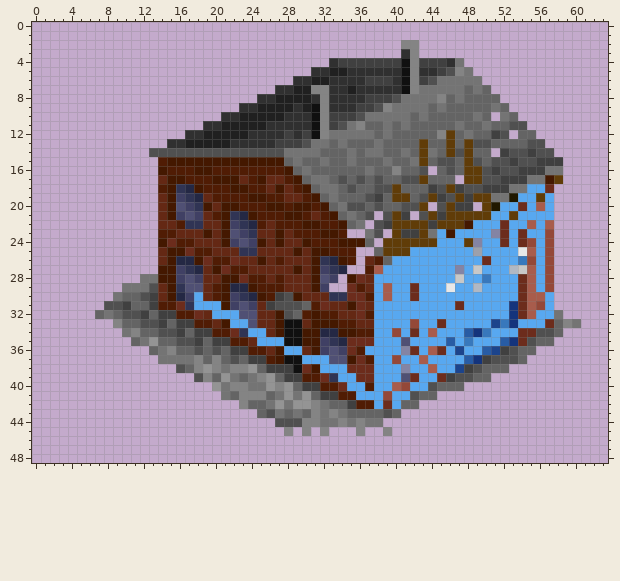
A pixel-art sprite gets an edit: industries/general-store/1.png. The picture above is the old version.
The file is 64x49 pixels.
Once edited:
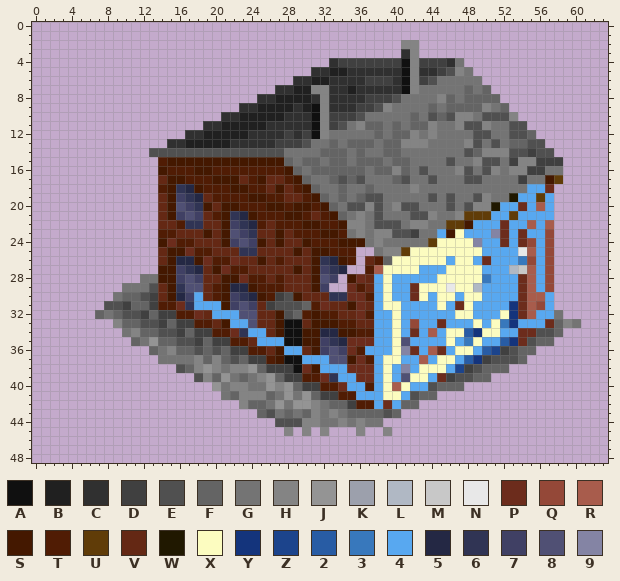
Palette (. is transparent): A #101010  B #202020  C #303030  D #404040  E #505050  F #646464  G #747474  H #848484  J #949494  K #9ca0ac  L #b0b8c4  M #c8c8c8  N #e8e8e8  P #6c2c1c  Q #944838  R #a85c4c  S #441800  T #501c04  U #603c08  V #642814  W #201800  X #fcfcc0  Y #14347c  Z #1c448c  2 #285ca4  3 #3878bc  4 #58a8f0  5 #242844  6 #303454  7 #404064  8 #505074  9 #8484a4
Author's note on the commit: modified(industry): General Store Co-authored-by: TrueGRF <truegrf@truebrain.nl>
From old to new:
{"y":9,"x":50,"old":"F","new":"H"}
{"y":10,"x":44,"old":"F","new":"E"}
{"y":10,"x":46,"old":"FFF","new":"EHH"}
{"y":10,"x":50,"old":"F.GF","new":"EEEH"}
{"y":11,"x":44,"old":"FFFGFFGFF","new":"HGGHEEHGG"}
{"y":12,"x":42,"old":"FFFHUF","new":"HGHGGG"}
{"y":12,"x":49,"old":"FFDE.F","new":"EEGGEE"}
{"y":13,"x":41,"old":"FFUFFUFU","new":"HHHGGGGH"}
{"y":13,"x":50,"old":"EFF","new":"GEG"}
{"y":14,"x":42,"old":"FU","new":"GG"}
{"y":14,"x":45,"old":"FUEU","new":"GGGE"}
{"y":14,"x":50,"old":"F.D","new":"HHH"}
{"y":15,"x":43,"old":"UFE","new":"GGG"}
{"y":15,"x":47,"old":"FUEF","new":"GGHE"}
{"y":15,"x":52,"old":"E","new":"G"}
{"y":15,"x":54,"old":"EE","new":"HH"}
{"y":16,"x":42,"old":"F","new":"G"}
{"y":16,"x":44,"old":".FEFUU","new":"GGGHEG"}
{"y":16,"x":51,"old":"DEED","new":"HGHH"}
{"y":17,"x":37,"old":"FEF","new":"GGG"}
{"y":17,"x":42,"old":"EUFFF.UUEEDD","new":"GGEGGGEEGGGG"}
{"y":18,"x":35,"old":"EF","new":"GG"}
{"y":18,"x":38,"old":"EEUFFFDEUDEEDDD","new":"GGGGHGGGGGGGGGG"}
{"y":19,"x":35,"old":"F","new":"G"}
{"y":19,"x":38,"old":"DFUUFEUD","new":"EGGGGGEG"}
{"y":19,"x":47,"old":"UDUU","new":"GGEH"}
{"y":20,"x":37,"old":"F","new":"H"}
{"y":20,"x":39,"old":"FF","new":"GH"}
{"y":20,"x":43,"old":"U.EUDD.U","new":"GGGEGEHH"}
{"y":21,"x":36,"old":"FE.EUD.","new":"HGEGGGE"}
{"y":21,"x":44,"old":"UDUU","new":"HGGH"}
{"y":22,"x":35,"old":"FG.","new":"HHG"}
{"y":22,"x":39,"old":"DUUUUDU","new":"EEGHHGG"}
{"y":23,"x":35,"old":"..","new":"GH"}
{"y":23,"x":38,"old":"E.UD","new":"HHEE"}
{"y":23,"x":43,"old":"U","new":"G"}
{"y":23,"x":47,"old":"4","new":"X"}
{"y":24,"x":37,"old":"F.UUUUU","new":"GHGGGGG"}
{"y":24,"x":45,"old":"444U","new":"XXXX"}
{"y":25,"x":38,"old":"FUU","new":"GHH"}
{"y":25,"x":42,"old":"4444444K","new":"XXXXXXXX"}
{"y":26,"x":40,"old":"444444","new":"XXXXXX"}
{"y":26,"x":47,"old":"44","new":"XX"}
{"y":27,"x":39,"old":"4444","new":"XXXX"}
{"y":27,"x":46,"old":"494M","new":"XXXX"}
{"y":28,"x":39,"old":"4","new":"X"}
{"y":28,"x":45,"old":"44M44","new":"XXXXX"}
{"y":29,"x":39,"old":"R","new":"X"}
{"y":29,"x":43,"old":"444","new":"XXX"}
{"y":29,"x":47,"old":"44","new":"XX"}
{"y":30,"x":39,"old":"R","new":"X"}
{"y":30,"x":43,"old":"4","new":"X"}
{"y":30,"x":45,"old":"44","new":"XX"}
{"y":30,"x":48,"old":"44","new":"XX"}
{"y":31,"x":39,"old":"44","new":"XX"}
{"y":31,"x":45,"old":"4","new":"X"}
{"y":31,"x":48,"old":"4","new":"X"}
{"y":32,"x":40,"old":"4","new":"X"}
{"y":32,"x":47,"old":"44","new":"XX"}
{"y":32,"x":52,"old":"4","new":"X"}
{"y":33,"x":40,"old":"4","new":"X"}
{"y":33,"x":49,"old":"4","new":"X"}
{"y":33,"x":51,"old":"Z","new":"X"}
{"y":34,"x":40,"old":"Q","new":"X"}
{"y":34,"x":46,"old":"44","new":"XX"}
{"y":34,"x":50,"old":"34","new":"XX"}
{"y":35,"x":40,"old":"4","new":"X"}
{"y":35,"x":46,"old":"2","new":"X"}
{"y":35,"x":49,"old":"4","new":"X"}
{"y":36,"x":40,"old":"4","new":"X"}
{"y":36,"x":47,"old":"Z4","new":"XX"}
{"y":37,"x":39,"old":"4Q","new":"XX"}
{"y":37,"x":45,"old":"44","new":"XX"}
{"y":38,"x":39,"old":"4","new":"X"}
{"y":38,"x":43,"old":"4R4","new":"XXX"}
{"y":39,"x":39,"old":"4","new":"X"}
{"y":39,"x":42,"old":"P4","new":"XX"}
{"y":40,"x":39,"old":"4","new":"X"}
{"y":40,"x":41,"old":"Q","new":"X"}
{"y":41,"x":39,"old":"Q4","new":"XX"}
